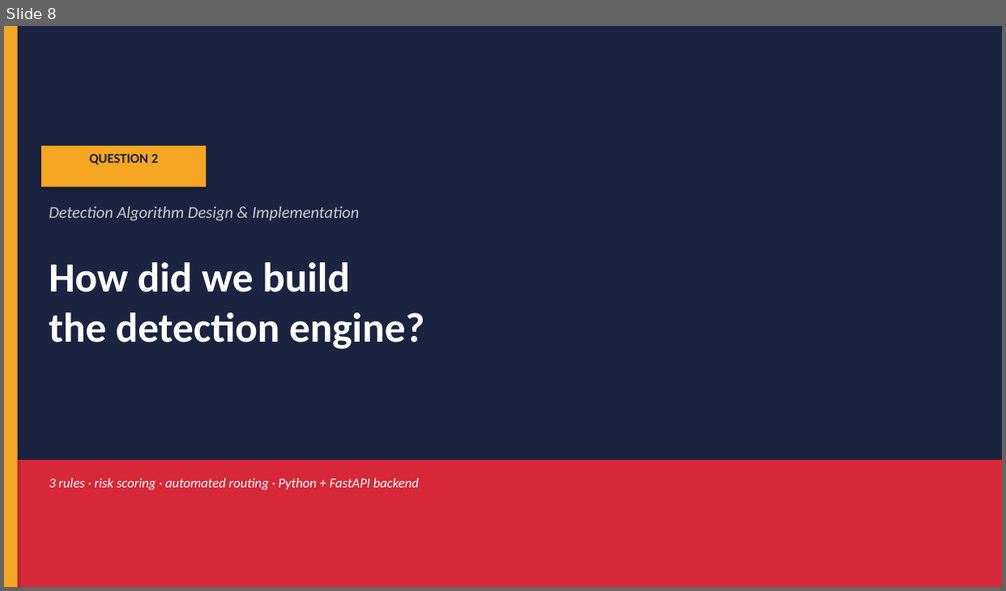
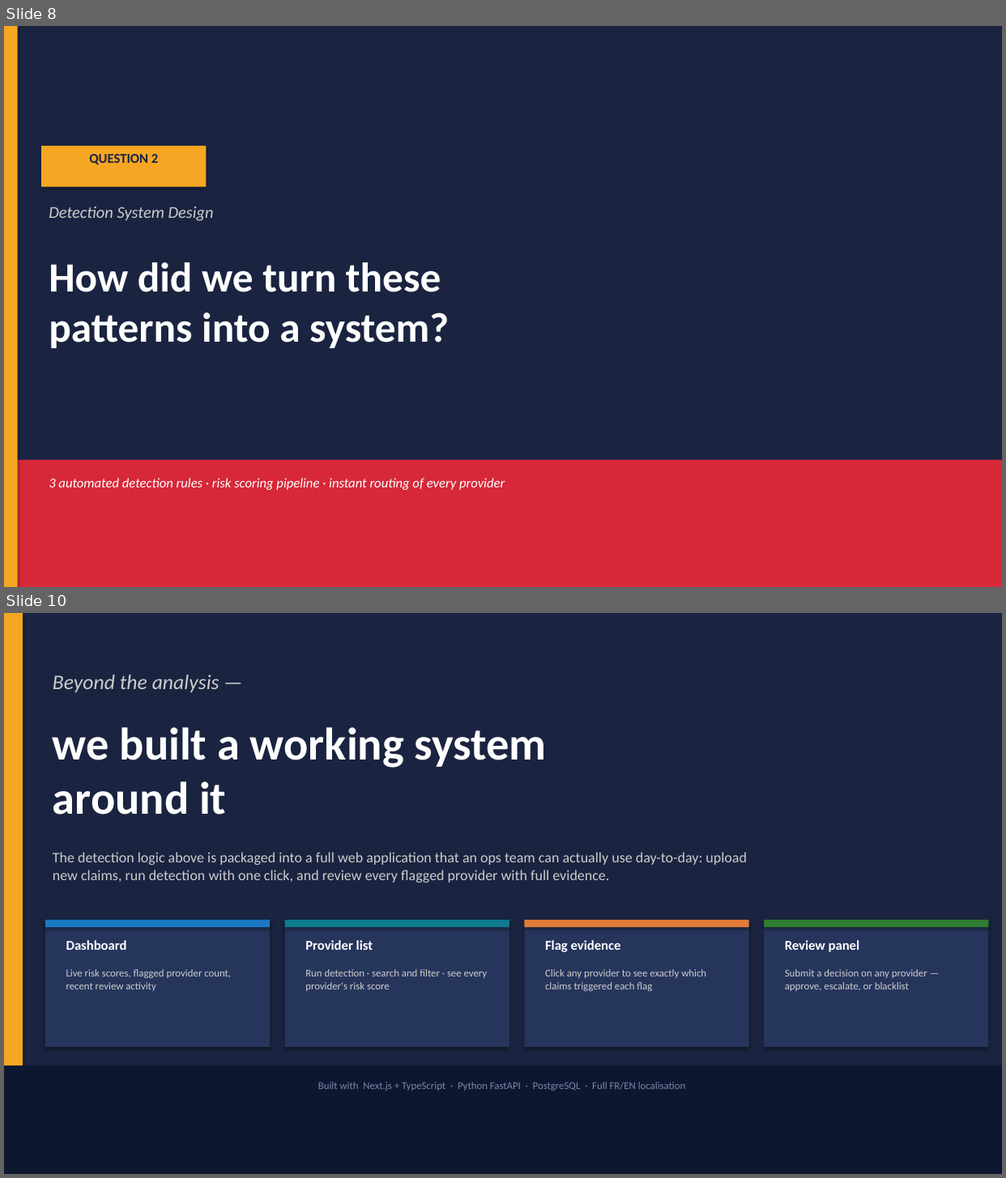
Before and after one commit to MaxwellM34/InsuranceFraudDetection, a slide deck: fraud_ops_presentation_updated.pptx. Shown one above the other, each under a label of ours: slide 8 before the commit, slides 8 and 10 after it; the slides between them are not shown. The pictures are 1006x591 and 1006x1178 pixels, drawn with LibreOffice and Linux fonts; fonts in the diff are those of the drawing. Boxes give left, top, right and bottom in pixels: in the first picture for what was removed or moved away, otherwise in the second. Text is boxed around its words. In the diff, an @@ line names an element or a change of style, - is before the commit and + after.

```diff
--- a/fraud_ops_presentation_updated.pptx
+++ b/fraud_ops_presentation_updated.pptx
@@ slide 10 added at <box>4,613,1002,1174</box>, background #FFFFFF @@
@@ rectangle added at <box>4,613,1002,1174</box>, fill #1A2440 @@
@@ rectangle added at <box>4,613,23,1174</box>, fill #F5A623 @@
@@ text added at <box>53,675,219,692</box>, 20 pt, text #CCCCCC, italic @@
+Beyond the analysis —
@@ text added at <box>53,727,547,815</box>, 44 pt, text #FFFFFF, bold @@
+we built a working system
+around it
@@ text added at <box>53,852,747,883</box>, 14 pt, text #CCCCCC @@
+The detection logic above is packaged into a full web application that an ops team can actually use day-to-day: upload new claims, run detection with one click, and review every flagged provider with full evidence.
@@ rectangle added at <box>45,920,270,1047</box>, fill #26355C @@
@@ rectangle added at <box>45,920,270,927</box>, fill #1A78C2 @@
@@ rectangle added at <box>285,920,509,1047</box>, fill #26355C @@
@@ rectangle added at <box>285,920,509,927</box>, fill #0D7A8E @@
@@ rectangle added at <box>524,920,749,1047</box>, fill #26355C @@
@@ rectangle added at <box>524,920,749,927</box>, fill #E07B39 @@
@@ rectangle added at <box>764,920,988,1047</box>, fill #26355C @@
@@ rectangle added at <box>764,920,988,927</box>, fill #2E7D32 @@
@@ text added at <box>66,940,127,950</box>, 13 pt, text #FFFFFF, bold @@
+Dashboard
@@ text added at <box>305,940,373,950</box>, 13 pt, text #FFFFFF, bold @@
+Provider list
@@ text added at <box>545,940,621,952</box>, 13 pt, text #FFFFFF, bold @@
+Flag evidence
@@ text added at <box>785,940,860,952</box>, 13 pt, text #FFFFFF, bold @@
+Review panel
@@ text added at <box>66,969,231,991</box>, 10 pt, text #CCCCCC @@
+Live risk scores, flagged provider count, recent review activity
@@ text added at <box>305,969,488,991</box>, 10 pt, text #CCCCCC @@
+Run detection · search and filter · see every provider's risk score
@@ text added at <box>545,969,706,991</box>, 10 pt, text #CCCCCC @@
+Click any provider to see exactly which claims triggered each flag
@@ text added at <box>785,969,927,991</box>, 10 pt, text #CCCCCC @@
+Submit a decision on any provider — approve, escalate, or blacklist
@@ rectangle added at <box>4,1066,1002,1174</box>, fill #0D1730 @@
@@ text added at <box>318,1082,686,1091</box>, 10 pt, text #7788AA @@
+Built with Next.js + TypeScript · Python FastAPI · PostgreSQL · Full FR/EN localisation
@@ slide 8 changed as well @@
@@ text at <box>49,207,214,221</box>: text changed @@
-Detection Algorithm Design & Implementation
+Detection System Design
@@ text at <box>49,263,449,348</box>: text changed @@
-How did we build
-the detection engine?
+How did we turn these
+patterns into a system?
@@ text at <box>49,478,505,490</box>: text changed @@
-3 rules · risk scoring · automated routing · Python + FastAPI backend
+3 automated detection rules · risk scoring pipeline · instant routing of every provider
```
Also in this commit, not shown: 6 other slides changed, 4 other slides added, 5 slides removed.
